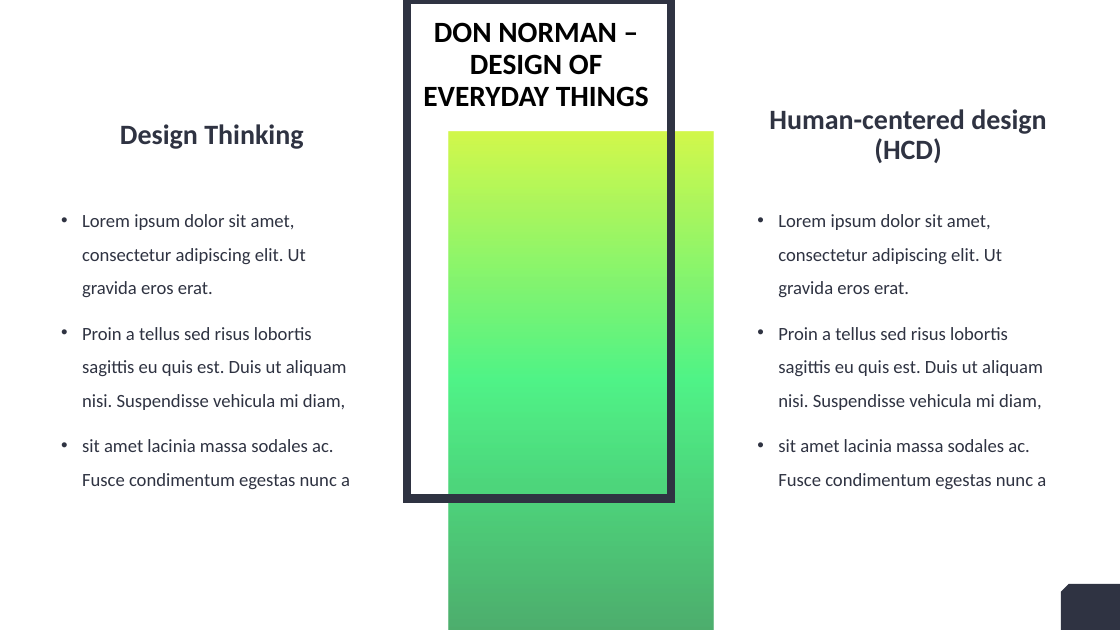
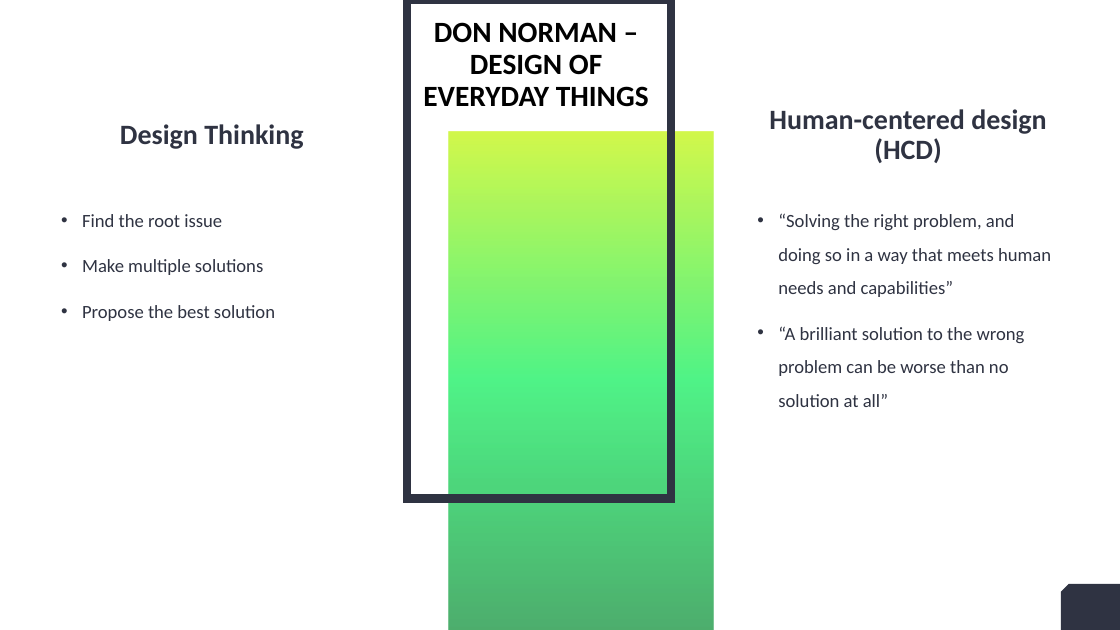
Before and after one commit to RandumbFluke/Design_Contexts_Year_1, a slide deck: slide 5 of Assignment 2/Jarvis x spotify.pptx. Drawn at 1120x630 pixels with LibreOffice and Linux fonts; fonts in the diff are those of the drawing. Boxes give left, top, right and bottom in pixels: in the first picture for what was removed or moved away, otherwise in the second. Text is boxed around its words. In the diff, an @@ line names an element or a change of style, - is before the commit and + after.

```diff
--- a/Assignment 2/Jarvis x spotify.pptx
+++ b/Assignment 2/Jarvis x spotify.pptx
@@ text at (82,214,275,321): text changed @@
-• Lorem ipsum dolor sit amet, consectetur adipiscing elit. Ut gravida eros erat.
-• Proin a tellus sed risus lobortis sagittis eu quis est. Duis ut aliquam nisi. Suspendisse vehicula mi diam,
-• sit amet lacinia massa sodales ac. Fusce condimentum egestas nunc a
+• Find the root issue
+• Make multiple solutions
+• Propose the best solution
@@ text at (778,213,1051,407): text changed @@
-• Lorem ipsum dolor sit amet, consectetur adipiscing elit. Ut gravida eros erat.
-• Proin a tellus sed risus lobortis sagittis eu quis est. Duis ut aliquam nisi. Suspendisse vehicula mi diam,
-• sit amet lacinia massa sodales ac. Fusce condimentum egestas nunc a
+• “Solving the right problem, and doing so in a way that meets human needs and capabilities”
+• “A brilliant solution to the wrong problem can be worse than no solution at all”
```
Also in this commit, not shown: 5 other slides changed, 1 slide added, 1 slide removed.
